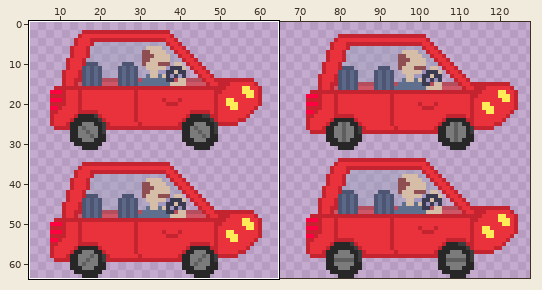
Sprite sheet, stored at Ready-Run/Assets/Images/Cars/RedCar/CarRed-Sheet.png. Above: a wide view before the commit, with the close-up outlined.
Close-up. Old version:
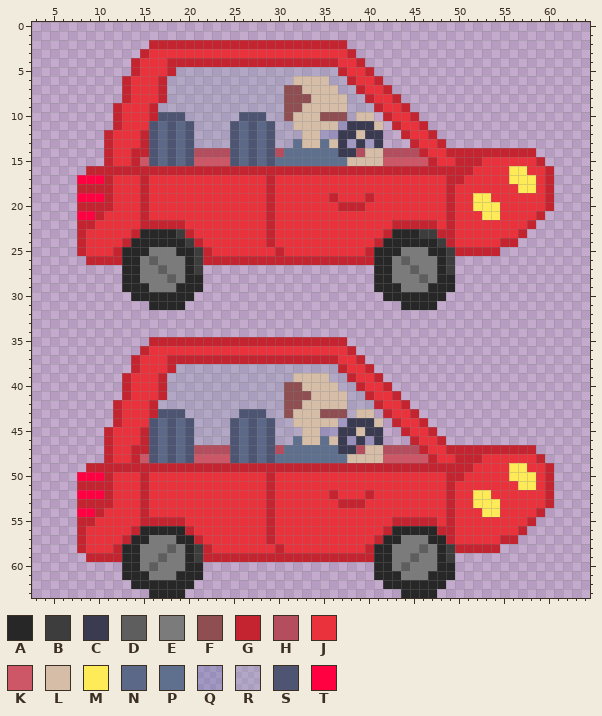
The file is 128x64 pixels. Shown: x 3..64, y 0..63. The wide view leaves out empty margins. The commit also changed other parts of the picture, which this record leaves out.
Palette (. is transparent): A #272727  B #3d3d3d  C #3a3a50  D #5e5e5e  E #7b7b7b  F #8f4e51  G #c42430  H #b44e5e  J #ea323c  K #cd5766  L #d5bda7  M #ffeb57  N #5c6887  P #5e708e  Q #5675ae51  R #92a1b956  S #4d5572  T #ff0040
New version:
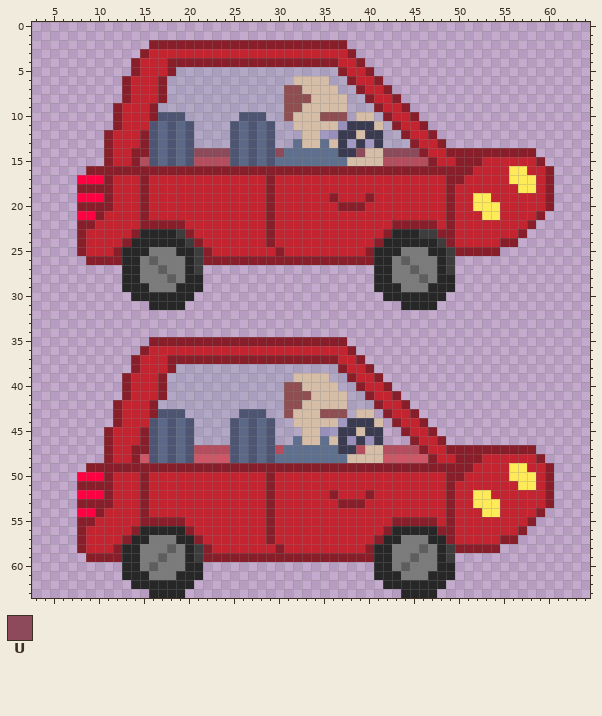
Colours new in this view: U #8c4a5a
Changes in this commit:
{"colour":"G","old":"#c42430","new":"#891e2b"}
{"colour":"J","old":"#ea323c","new":"#c42430"}
{"y":10,"x":41,"old":".","new":"R"}
{"y":11,"x":42,"old":".","new":"R"}
{"y":12,"x":42,"old":"..","new":"RR"}
{"y":13,"x":42,"old":"...","new":"RRR"}
{"y":14,"x":21,"old":"HHHH","new":"UUUU"}
{"y":14,"x":30,"old":"H","new":"U"}
{"y":14,"x":39,"old":"H","new":"U"}
{"y":14,"x":42,"old":"HHHH","new":"UUUU"}
{"y":15,"x":15,"old":"K","new":"H"}
{"y":15,"x":21,"old":"KKKK","new":"HHHH"}
{"y":15,"x":42,"old":"KKKKK","new":"HHHHH"}
